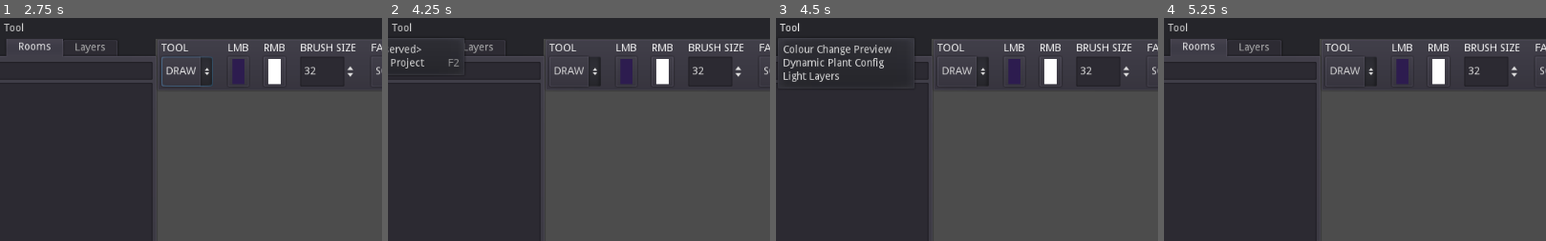
Above: before the commit, frames 1-4 (left to right).
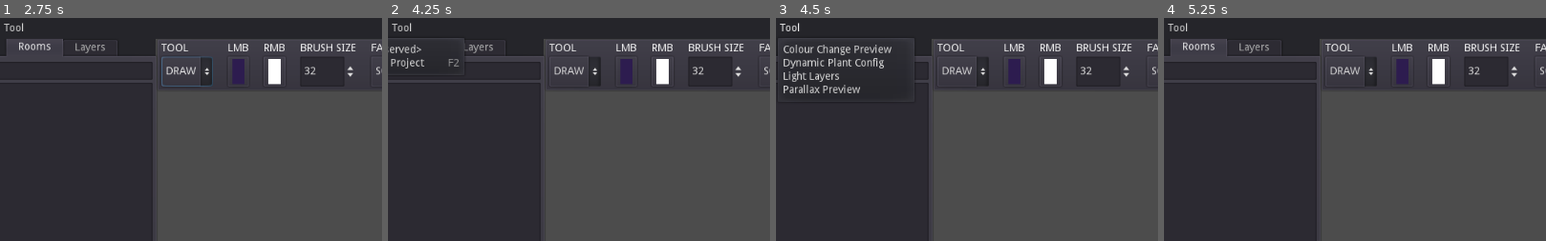
Above: after the commit, the same moments.

Repository: taedixon/vedge-godot-tool
Game: Godot game, scene res://ui/ui_main.tscn
The game is run twice, just before and just after one commit, with the same random seed, the same clock (stepped at 60 frames per second) and the same inputs. The engine's default icon, where the game draws it, is replaced by a stand-in: a white triangle on a blue panel in a dark square.
Inputs (mouse positions are % of the whole screen's width and height, from its top left):
- Up to frame 1 (2.75 s): click (12, 12) at 0.52 s; type "12" at 0.6 s; click "DRAW" at 1.25 s; click "SQUARE" at 2 s
- Up to frame 2 (4.25 s): click (78, 12) at 2.75 s; click "File" at 3.5 s
- Up to frame 3 (4.5 s): click "Tool" at 4.25 s
- Up to frame 4 (5.25 s): click "DRAW" at 5 s
The pictures show only the part of the screen within x 4-54%, y 0-50%; the shares and areas given below are measured in that part.

Frames 1-2 are identical in both runs. In frame 3, 0.4% of the frame differs, in the area x 2-22%, y 29-34%; in frame 4, nothing differs.
Error in both runs: Invalid type in function 'open' in base '_File'. Cannot convert argument 1 from Nil to String. (res://util/GmsAssetCache.gd:93)

Commit message:
parallax preview scene

Diff:
--- /dev/null
+++ b/scenes/parallax_preview.gd
@@ -0,0 +1,22 @@
+extends Control
+
+onready var roomlist = $room_picker
+onready var map = $map_controller/gms_map
+
+# Called when the node enters the scene tree for the first time.
+func _ready():
+	if GmsAssetCache.project_loaded():
+		roomlist.set_room_list()
+	var err = GmsAssetCache.connect("project_changed", self, "on_project_change")
+	roomlist.connect("layer_visible_toggled", map, "layer_toggle_visible")
+	assert (err == 0)
+
+func on_project_change():
+	map.room_path = ""
+	roomlist.set_room_list()
+
+func on_room_select(room_path):
+	map.room_path = room_path
+
+func on_layer_selected(layer_name):
+	map.set_active_layer(layer_name)
--- /dev/null
+++ b/scenes/parallax_preview.tscn
@@ -0,0 +1,37 @@
+[gd_scene load_steps=5 format=2]
+
+[ext_resource path="res://scenes/gms_map.tscn" type="PackedScene" id=1]
+[ext_resource path="res://ui/room_picker.tscn" type="PackedScene" id=2]
+[ext_resource path="res://scenes/parallax_preview.gd" type="Script" id=3]
+[ext_resource path="res://scenes/parallax_view_controller.gd" type="Script" id=4]
+
+[node name="parallax_preview" type="Control"]
+anchor_right = 1.0
+anchor_bottom = 1.0
+script = ExtResource( 3 )
+__meta__ = {
+"_edit_lock_": true,
+"_edit_use_anchors_": false
+}
+
+[node name="map_controller" type="Control" parent="."]
+anchor_right = 1.0
+anchor_bottom = 1.0
+margin_left = 254.0
+focus_mode = 2
+script = ExtResource( 4 )
+__meta__ = {
+"_edit_lock_": true
+}
+
+[node name="gms_map" parent="map_controller" instance=ExtResource( 1 )]
+show_behind_parent = true
+
+[node name="room_picker" parent="." instance=ExtResource( 2 )]
+
+[connection signal="focus_entered" from="map_controller" to="map_controller" method="on_focus_gain"]
+[connection signal="focus_exited" from="map_controller" to="map_controller" method="on_focus_loss"]
+[connection signal="mouse_entered" from="map_controller" to="map_controller" method="on_mouse_enter"]
+[connection signal="mouse_exited" from="map_controller" to="map_controller" method="on_mouse_exit"]
+[connection signal="layer_selected" from="room_picker" to="." method="on_layer_selected"]
+[connection signal="room_selected" from="room_picker" to="." method="on_room_select"]
--- /dev/null
+++ b/scenes/parallax_view_controller.gd
@@ -0,0 +1,60 @@
+extends Control
+
+onready var map = $gms_map
+
+var cam_position = Vector2()
+const view_size = Vector2(480, 270)
+
+# Called when the node enters the scene tree for the first time.
+func _ready():
+	pass # Replace with function body.
+
+
+func _process(delta):
+	if !has_focus():
+		return
+	var translate_spd = 500
+	#var scale_strength = 0.2
+	if Input.is_key_pressed(KEY_SHIFT):
+		translate_spd *= 2
+	translate_spd *= max(1, map.scale.x)
+	var last_cam_position = cam_position
+	cam_position.x -= Input.get_action_strength("scroll_left") * translate_spd * delta
+	cam_position.x += Input.get_action_strength("scroll_right") * translate_spd *  delta
+	cam_position.y -= Input.get_action_strength("scroll_up") * translate_spd *  delta
+	cam_position.y += Input.get_action_strength("scroll_down") * translate_spd *  delta
+
+	cam_position.x = clamp(cam_position.x, view_size.x/2, map.bounds.size.x - view_size.x/2)
+	cam_position.y = clamp(cam_position.y, view_size.y/2, map.bounds.size.y - view_size.y/2)
+
+	if cam_position != last_cam_position:
+		var cam_bounds = Rect2(cam_position - view_size/2, view_size)
+		var bound_begin = cam_bounds.position
+		var bound_end = cam_bounds.position + cam_bounds.size
+		var margin = 16
+		map.position.x = clamp(map.position.x, -bound_begin.x + margin, -bound_end.x + rect_size.x - margin)
+		map.position.y = clamp(map.position.y, -bound_begin.y + margin, -bound_end.y + rect_size.y - margin)
+		update()
+
+func _draw():
+	var offset_cam_position = cam_position + map.position
+	var cam_rect = Rect2(offset_cam_position - view_size/2, view_size)
+	draw_rect(cam_rect, Color.red, false, 2.0)
+	var off1 = Vector2(-2, 0)
+	var off2 = Vector2(0, -2)
+	draw_line(offset_cam_position + off1, offset_cam_position - off1, Color.red)
+	draw_line(offset_cam_position + off2, offset_cam_position - off2, Color.red)
+	if has_focus():
+		draw_rect(Rect2(0, 0, rect_size.x, rect_size.y), Color.wheat, false)
+
+func on_focus_loss():
+	update()
+
+func on_focus_gain():
+	update()
+
+func on_mouse_exit():
+	release_focus()
+
+func on_mouse_enter():
+	grab_focus()
--- a/ui/ui_main.gd
+++ b/ui/ui_main.gd
@@ -6,6 +6,7 @@
 var scn_hsl = preload("res://scenes/hsl_editor.tscn")
 var scn_plants = preload("res://scenes/asset_metadata.tscn")
 var scn_lights = preload("res://scenes/light_editor.tscn")
+var scn_parallax = preload("res://scenes/parallax_preview.tscn")
 var active_scene = {}
 
 
@@ -52,6 +53,10 @@
 			next_scene = scn_lights.instance()
 			if (!GmsAssetCache.project_loaded()):
 				$project_select.popup_centered()
+		3:
+			next_scene = scn_parallax.instance()
+			if (!GmsAssetCache.project_loaded()):
+				$project_select.popup_centered()
 	if next_scene:
 		scene_container.add_child(next_scene)
 		active_scene = next_scene
--- a/ui/ui_main.tscn
+++ b/ui/ui_main.tscn
@@ -57,5 +57,5 @@
 margin_right = 78.0
 margin_bottom = 20.0
 text = "Tool"
-items = [ "Colour Change Preview", null, 0, false, false, 0, 0, null, "", false, "Dynamic Plant Config", null, 0, false, false, 1, 0, null, "", false, "Light Layers", null, 0, false, false, 2, 0, null, "", false ]
+items = [ "Colour Change Preview", null, 0, false, false, 0, 0, null, "", false, "Dynamic Plant Config", null, 0, false, false, 1, 0, null, "", false, "Light Layers", null, 0, false, false, 2, 0, null, "", false, "Parallax Preview", null, 0, false, false, 3, 0, null, "", false ]
 switch_on_hover = true
